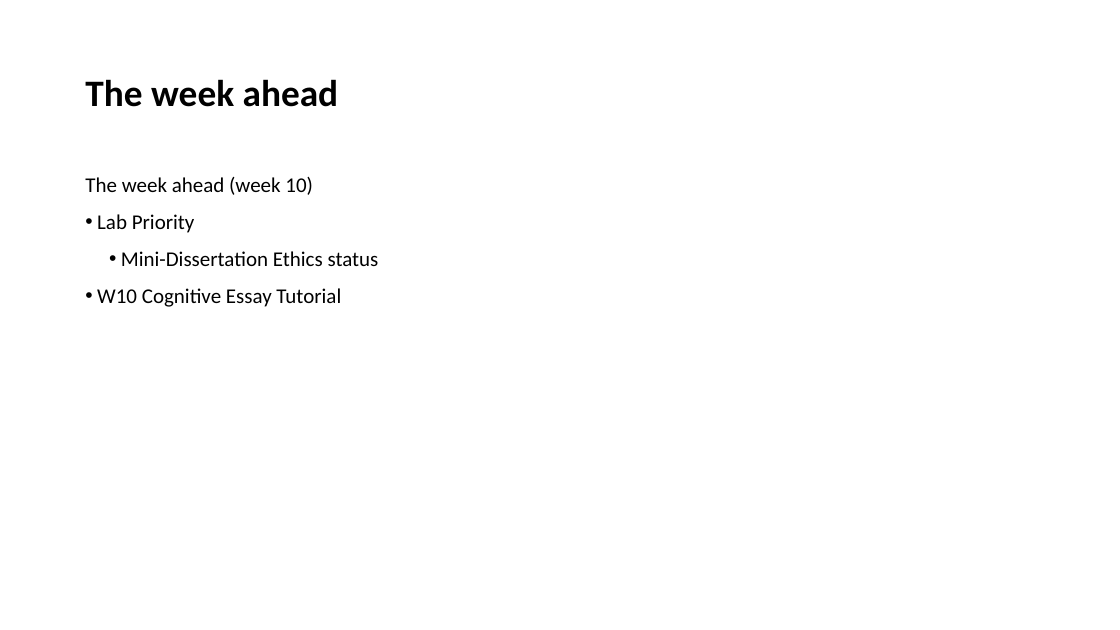
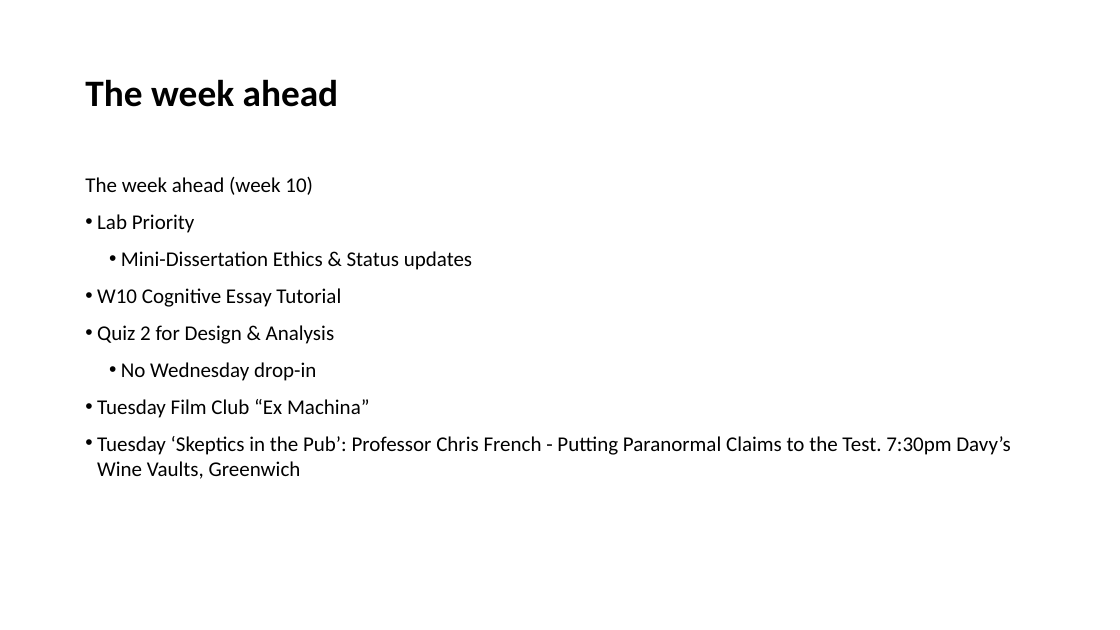
Before and after one commit to LittleMonkeyLab/PS52007Dslides, a slide deck: slide 3 of _site/lectures/Lecture10/Lecture10.pptx. Drawn at 1120x630 pixels with LibreOffice and Linux fonts; fonts in the diff are those of the drawing. Boxes give left, top, right and bottom in pixels: in the first picture for what was removed or moved away, otherwise in the second. Text is boxed around its words. In the diff, an @@ line names an element or a change of style, - is before the commit and + after.

```diff
--- a/_site/lectures/Lecture10/Lecture10.pptx
+++ b/_site/lectures/Lecture10/Lecture10.pptx
@@ text at (121,251,472,270): text changed @@
-  • Mini-Dissertation Ethics status
+  • Mini-Dissertation Ethics & Status updates
@@ text at (97,325,1010,479): paragraphs added @@
+• Quiz 2 for Design & Analysis
+  • No Wednesday drop-in
+• Tuesday Film Club “Ex Machina”
+• Tuesday ‘Skeptics in the Pub’: Professor Chris French - Putting Paranormal Claims to the Test. 7:30pm Davy’s Wine Vaults, Greenwich
```
Also in this commit, not shown: 8 other slides changed, 6 slides added, 10 other files.
